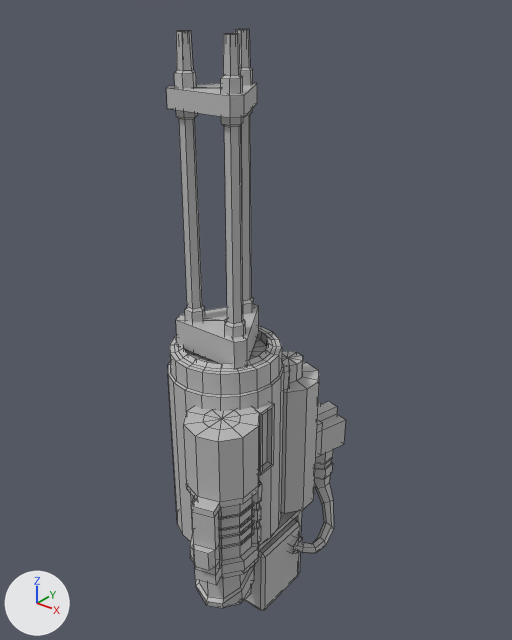
The FBX model Unity/Crimson Sands/Assets/Models/Weapons/Reworked Minigun Animation EX.fbx: old version first, new version second.
Rendered twice from a 50 mm lens placed at (0.0649, -0.0733, 0.0148), pointed at (0.0014, 0.0061, -0.0344). The axes (+X, +Y, +Z) are drawn at lower left. The lights are the same throughout. Mesh edges are drawn as thin lines.

The first picture shows 'Barrel_Cluster', 'Main_Body'.
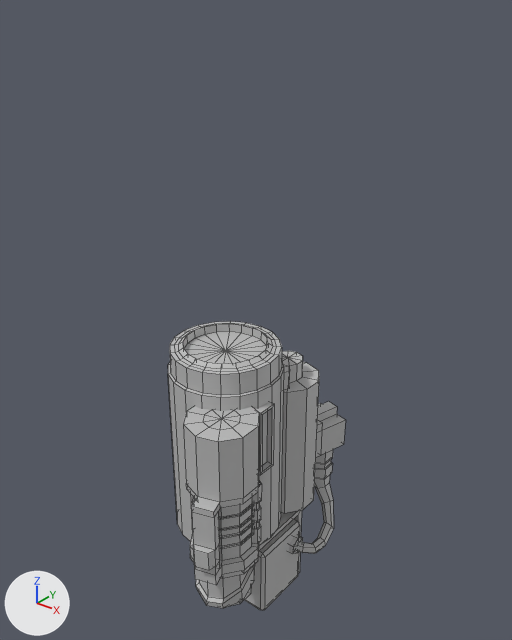
The newer file is also turned or shifted as a whole; pictures and numbers use the older file's frame.

Edits to the bpy script that builds the scene:
```text
Remove ob_barrel_cluster:
    ob_barrel_cluster = bpy.data.objects.new('Barrel_Cluster', me_mesh_001)
    ob_barrel_cluster.parent = ob_main_body
    ob_barrel_cluster.location = (-0.185, -0.268, 2.973)
Change ob_muzzle_blast_empty:
    remove ob_muzzle_blast_empty.parent = ob_barrel_cluster
```

Where the change shows, as pixel boxes [x1, y1, x2, y2] in the pictures (512 x 640 px):
'Barrel_Cluster', deleted
    before: [166, 29, 259, 369]
